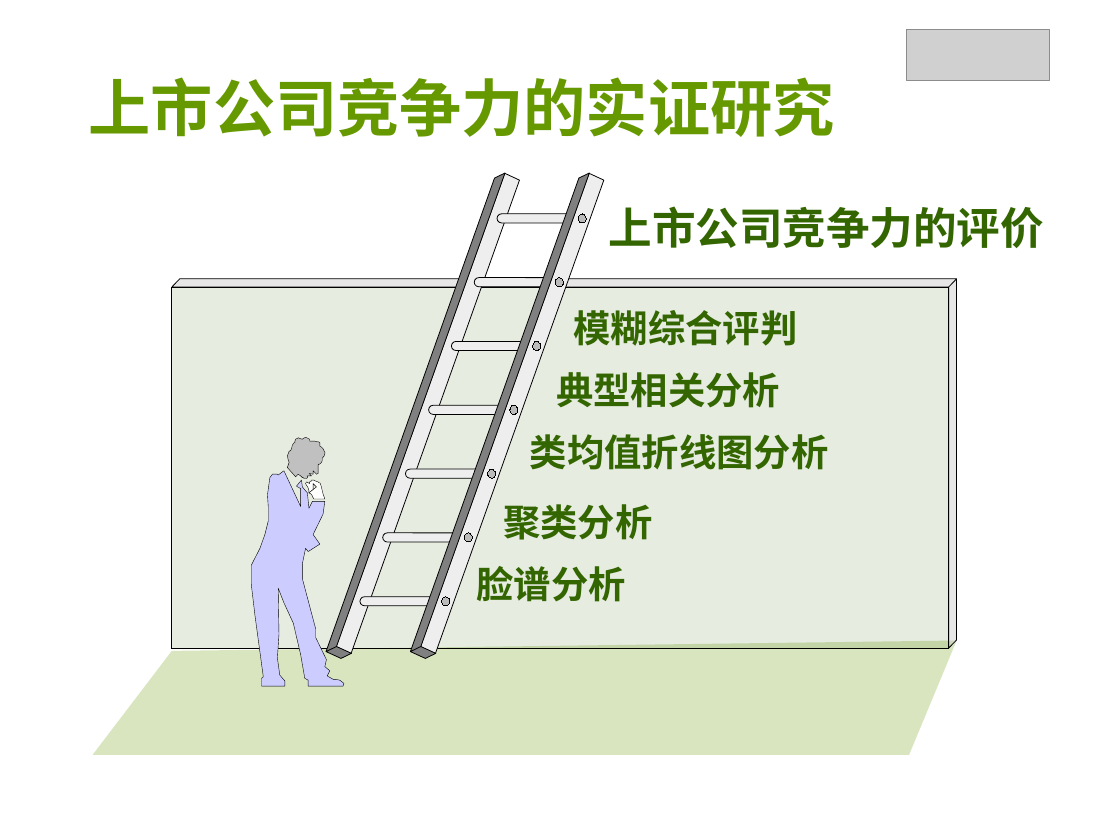
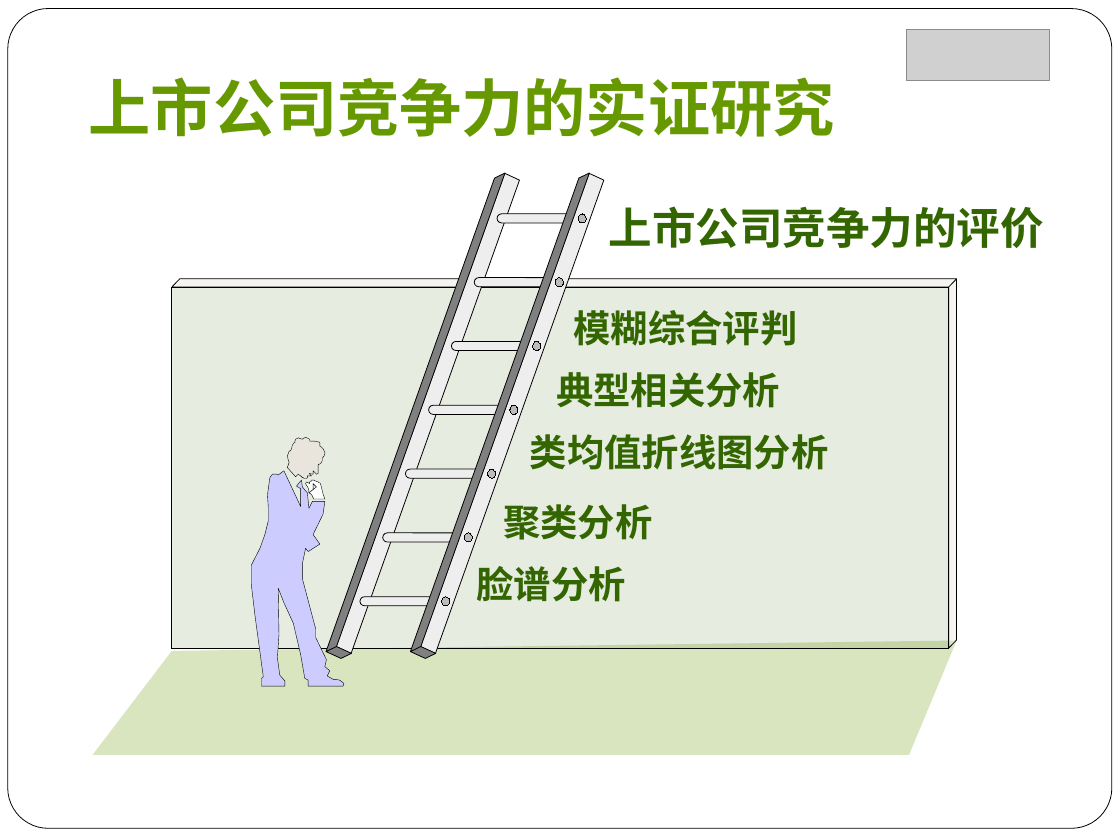
Before and after one commit to alexktchen/goldtradetest, a slide deck: slide 12 of backup/姐姐的毕业设计/答辩PPT参考.ppt (slide 6 before the commit). Drawn at 1120x840 pixels with LibreOffice and Linux fonts; fonts in the diff are those of the drawing; grey boxes stand for pictures; background and template pictures are left out. Boxes give left, top, right and bottom in pixels: in the first picture for what was removed or moved away, otherwise in the second. Text is boxed around its words. In the diff, an @@ line names an element or a change of style, - is before the commit and + after.

```diff
--- a/backup/姐姐的毕业设计/答辩PPT参考.ppt
+++ b/backup/姐姐的毕业设计/答辩PPT参考.ppt
@@ rounded rectangle added at (8, 9, 1112, 829), fill #FFFFFF, outline #000000 0.51 pt @@
@@ freeform shape at (171, 279, 956, 648): fill #C0C0C0 at 38% opacity to #E9E5DC at 38% opacity @@
@@ freeform shape at (288, 438, 326, 479): fill #C0C0C0 to #E9E5DC; outline redrawn @@
```
Also in this commit, not shown: 11 other slides changed, 9 slides added, 3 slides removed.
